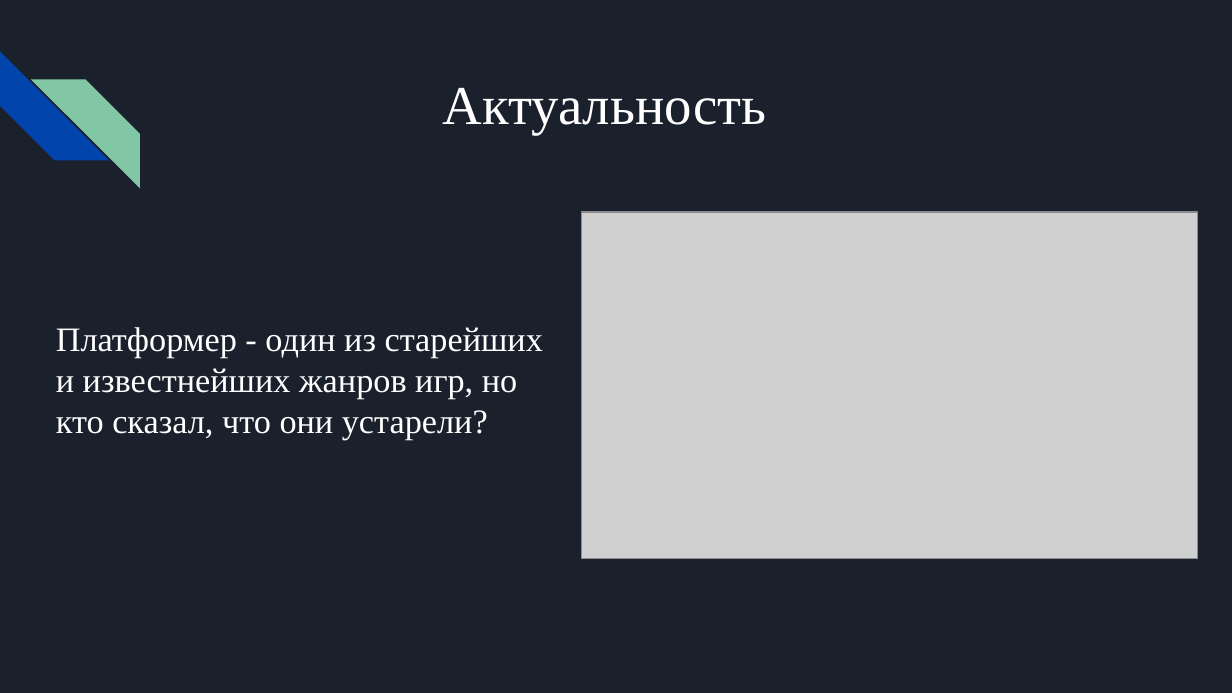
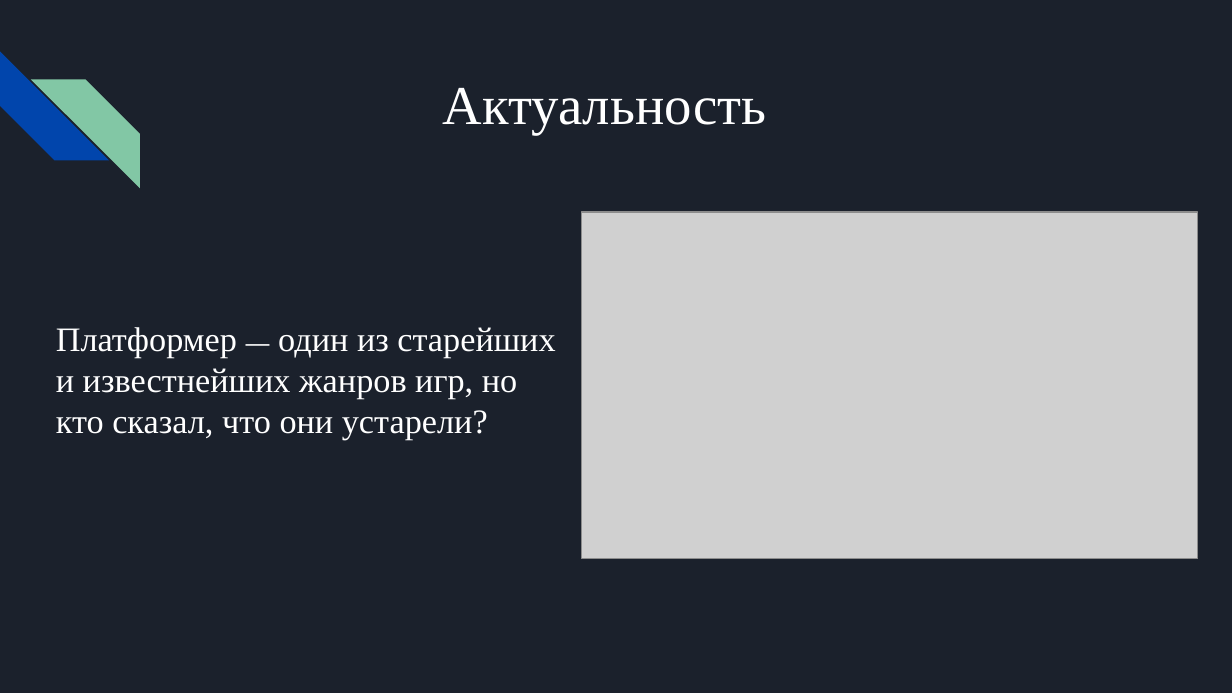
Before and after one commit to ShpakovskiVyacheslav/Arcade-project, a slide deck: slide 3 of documentation/Fish Hunter.pptx. Drawn at 1232x693 pixels with LibreOffice and Linux fonts; fonts in the diff are those of the drawing; grey boxes stand for pictures. Boxes give left, top, right and bottom in pixels: in the first picture for what was removed or moved away, otherwise in the second. Text is boxed around its words. In the diff, an @@ line names an element or a change of style, - is before the commit and + after.

```diff
--- a/documentation/Fish Hunter.pptx
+++ b/documentation/Fish Hunter.pptx
@@ text at (x1=56, y1=327, x2=555, y2=440): text changed @@
-Платформер - один из старейших и известнейших жанров игр, но кто сказал, что они устарели?
+Платформер — один из старейших и известнейших жанров игр, но кто сказал, что они устарели?
```
Also in this commit, not shown: 6 other slides changed.
